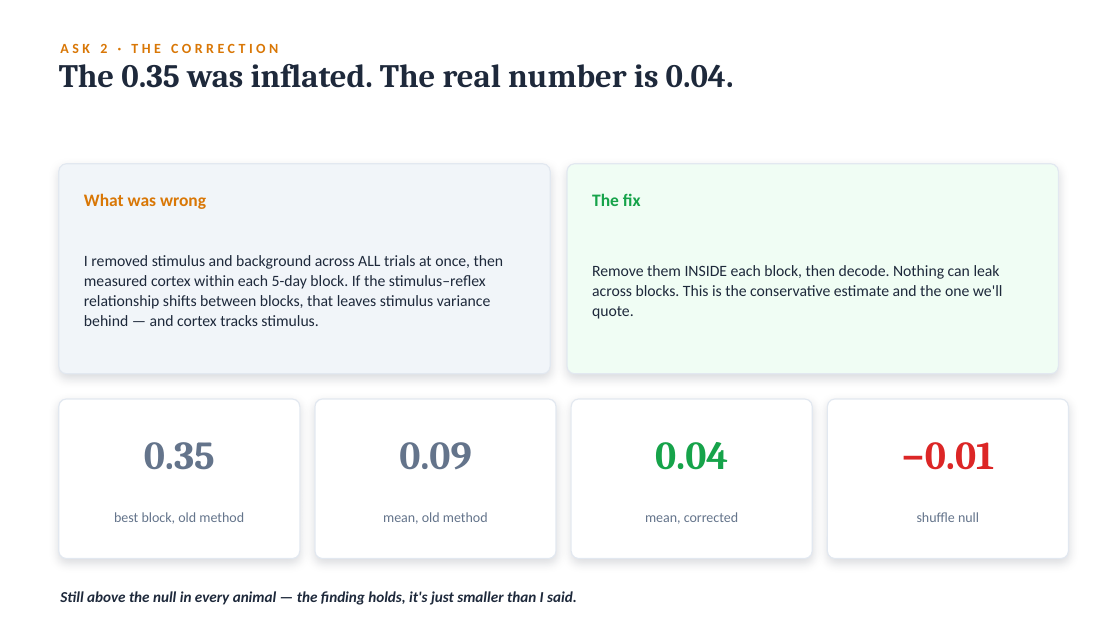
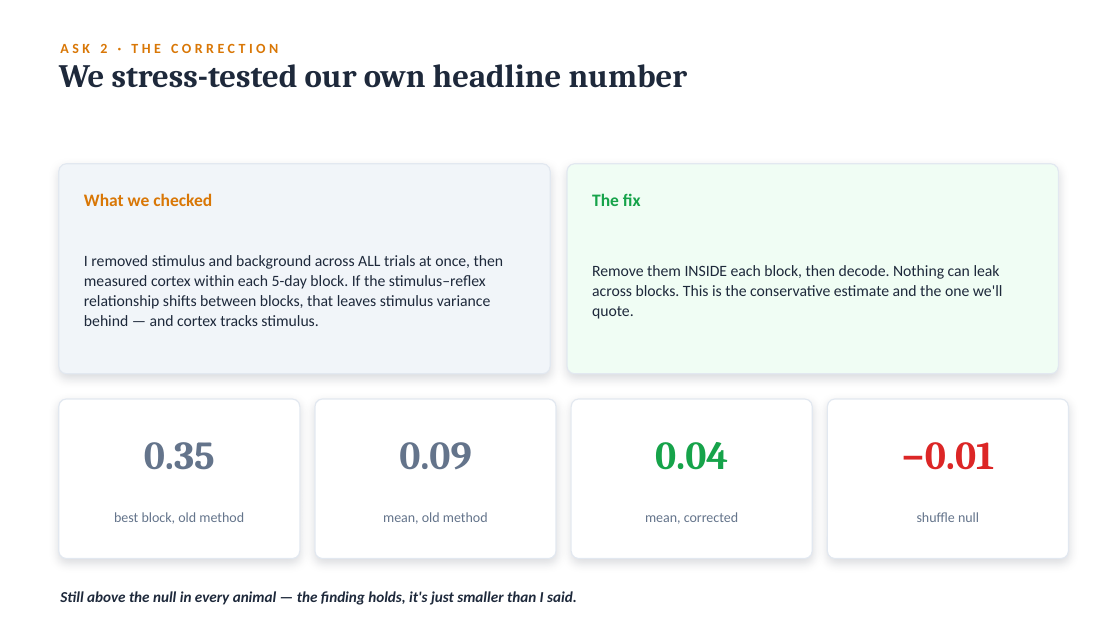
Before and after one commit to switchrao777/hroc-ncan, a slide deck: slide 5 of slides/HROC_Weekly_Update.pptx (slide 4 before the commit). Drawn at 1120x630 pixels with LibreOffice and Linux fonts; fonts in the diff are those of the drawing. Boxes give left, top, right and bottom in pixels: in the first picture for what was removed or moved away, otherwise in the second. Text is boxed around its words. In the diff, an @@ line names an element or a change of style, - is before the commit and + after.

```diff
--- a/slides/HROC_Weekly_Update.pptx
+++ b/slides/HROC_Weekly_Update.pptx
@@ text at [59, 64, 688, 88]: text changed @@
-The 0.35 was inflated. The real number is 0.04.
+We stress-tested our own headline number
@@ text at [84, 193, 212, 206]: text changed @@
-What was wrong
+What we checked
```
Also in this commit, not shown: 2 other slides changed, 1 slide added, 5 other files.
